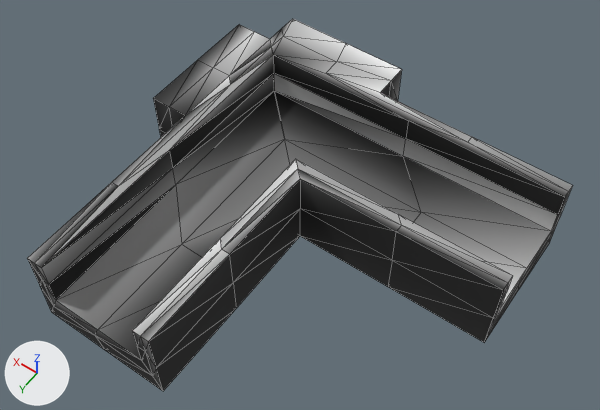
One commit to the OBJ model resources/shape-13.obj: the scene before it, then after it.
One viewpoint serves both versions: a 50 mm camera at (-0.641, 0.848, 1.19) aimed at (-0.13, 0.132, 0.065). The axes (+X, +Y, +Z) are drawn at lower left. The lights are the same throughout. Mesh edges are drawn as thin lines. Where no turn or scale is listed for an object, it has been applied to the vertices. Vertices at the same position are counted once.

Names of what the first picture shows: 'shape-13'.
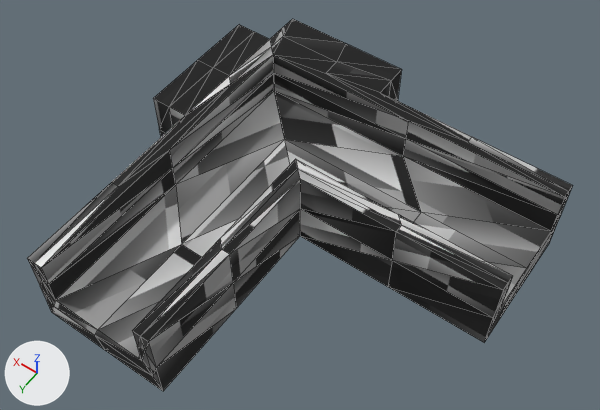
Commit message: better shapes

Location of each change, [x1, y1, x2, y2] in pixels of the pictures (600 x 410 px; the box of a moved part takes in the faces that stretch with it):
'shape-13', surface changed
    both: [27, 19, 573, 391]
part 1 of me_shape_13, moved or reshaped
    both: [171, 36, 408, 149]
part 2 of me_shape_13, surface changed
    both: [28, 39, 573, 390]

The change in detail:
Picture 'shape-null_tex.png' (img_shape_null_tex_png) is new.
Material 'material_0' (mat_material_0) changes its picture from img_shape_13_tex_png to img_shape_null_tex_png.
me_shape_13 has 154 vertices, 304 faces and spans x -0.5..0.2, y -0.2..0.5, z -0.038..0.125.
me_shape_13 is used by ob_shape_13; location (0.0, 0.0, 0.0).
Part 1, on me_shape_13:
19 faces are deleted.
19 new faces join them.
me_shape_13 part 2: 83 kept faces spanning x -0.5..0.125, y -0.2..0.5, z -0.038..0.125 get new texture (UV) coordinates.
